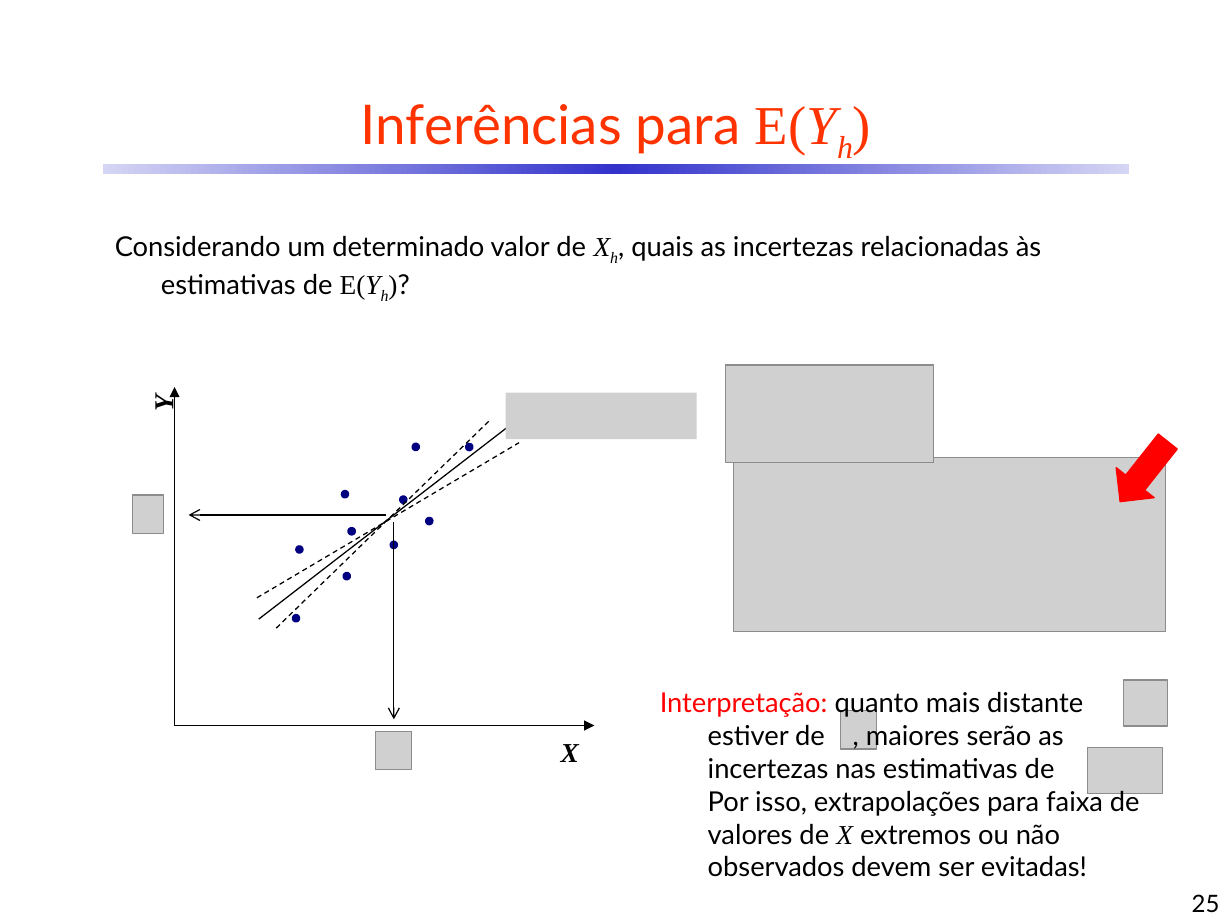
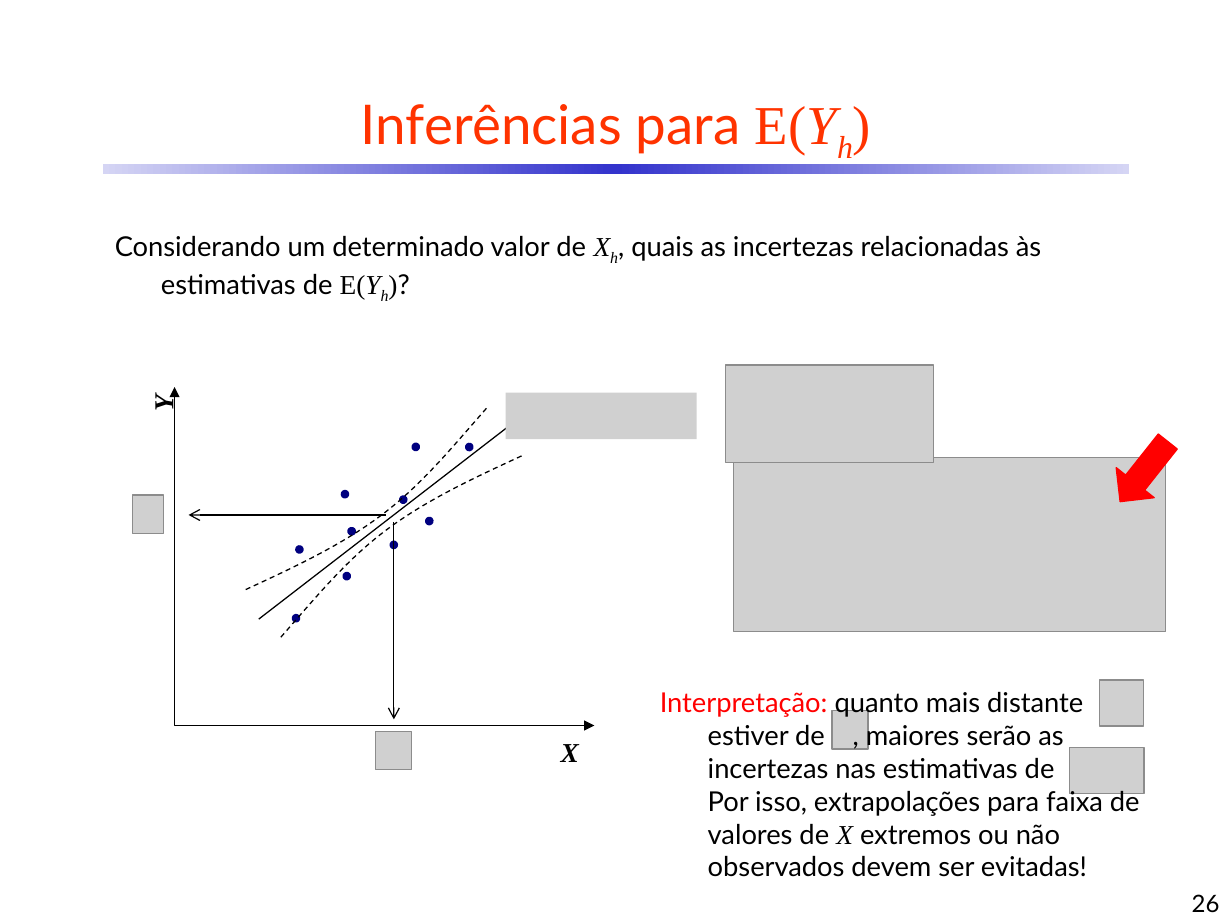
Before and after one commit to CDRenno/Estatistica, a slide deck: slide 26 of ppt/10ARegr.pptx (slide 25 before the commit). Drawn at 1232x924 pixels with LibreOffice and Linux fonts; fonts in the diff are those of the drawing; grey boxes stand for pictures. Boxes give left, top, right and bottom in pixels: in the first picture for what was removed or moved away, otherwise in the second. Text is boxed around its words. In the diff, an @@ line names an element or a change of style, - is before the commit and + after.

```diff
--- a/ppt/10ARegr.pptx
+++ b/ppt/10ARegr.pptx
@@ freeform shape added at [244,407,502,605], outline #000000 0.75 pt dashed @@
@@ line removed from (257, 598) to (519, 442) @@
@@ freeform shape added at [266,439,524,637], outline #000000 0.75 pt dashed @@
@@ line removed from (276, 628) to (490, 420) @@
@@ picture: place and size @@
-picture at [1124,680,1168,726]
+picture at [1100,680,1145,726]
@@ picture: place and size @@
-picture at [840,711,876,749]
+picture at [832,711,867,749]
@@ picture: place and size @@
-picture at [1088,748,1163,793]
+picture at [1069,748,1145,793]
@@ page number at [1192,894,1220,913]: text changed @@
-25
+26
```
Also in this commit, not shown: 13 other slides changed, 1 slide added, 6 other files.
